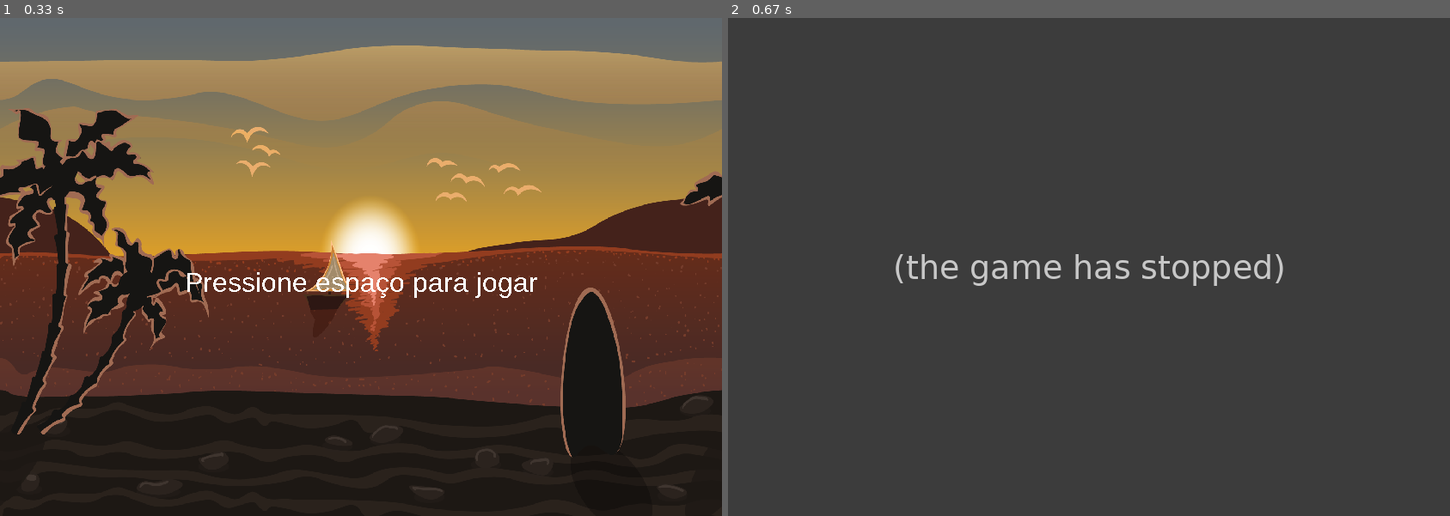
Above: before the commit, frames 1-2 (left to right).
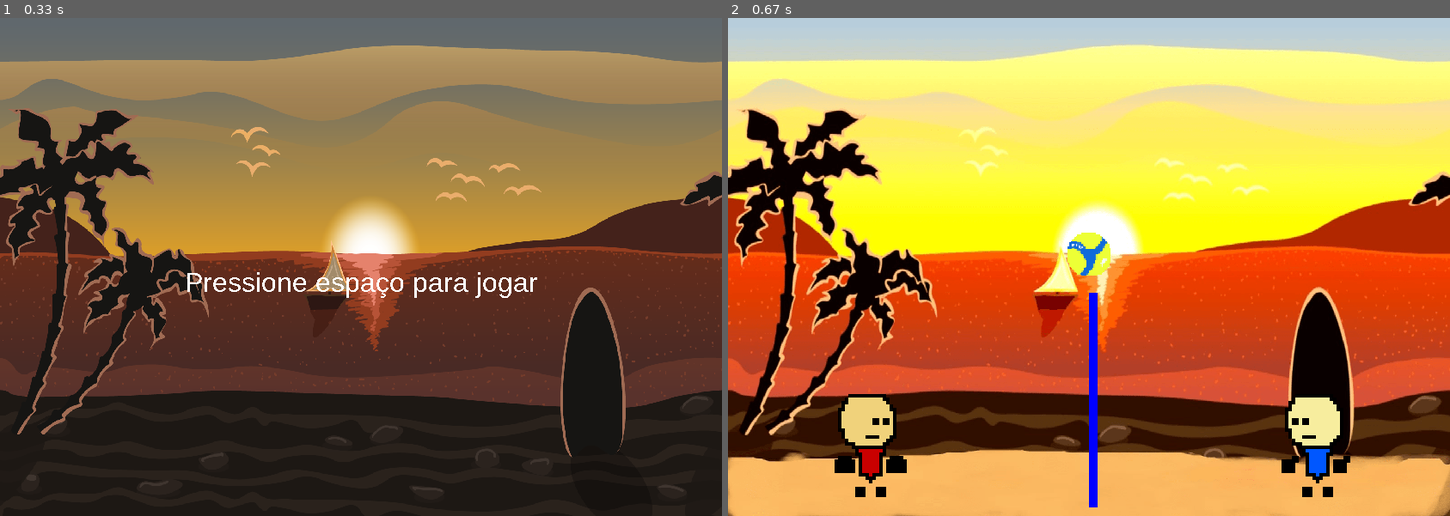
Above: after the commit, the same moments.

Repository: luiskeyd/volei-pygame
Game: pygame game, started from jogo.py
The game is run twice, just before and just after one commit, with the same random seed, the same clock (stepped at 60 frames per second) and the same inputs.
Inputs:
- Up to frame 1 (0.33 s): no input
- Up to frame 2 (0.67 s): tap Space at 0.33 s

Frame 1 is identical in both runs. In frame 2, 100% of the frame differs, in the area x 0-100%, y 0-100%.
Error before the commit: AttributeError: 'Bola' object has no attribute 'sprite' (jogo.py line 189); the game stopped at 0.33 s (later frames are placeholders)

Commit message:
bola add

Diff:
--- a/jogo.py
+++ b/jogo.py
@@ -63,7 +63,6 @@
         self.imagem_de_game_play()# desenha a tela de funda da game play
         self.rede() # desenha a rede
         self.todas_as_sprites.draw(self.tela) #faz oq a função fala
-        self.bola()
         pygame.display.flip() # atualiza a tela a cada frame
 
 
@@ -136,9 +135,9 @@
 #pergunta_final = False
 
 class Jogador(pygame.sprite.Sprite):
-    def __init__(self, jogador_id):
+    def __init__(self, player):
         pygame.sprite.Sprite.__init__(self)
-        if jogador_id == 1:
+        if player == 1:
             self.sprites = []
 
             self.sprites.append(pygame.image.load('imagens/jogador1_andando.1.png'))
@@ -186,11 +185,11 @@
     def __init__(self):
         pygame.sprite.Sprite.__init__(self)
 
-        self.sprite(pygame.image.load('imagens/bola mikasa (1).png'))
-        self.image = self.sprite()
-        self.image = pygame.transform.scale(self.image,(32*2,32*2))
+        self.sprite = (pygame.image.load('imagens/bola mikasa (1).png'))
+        self.image = self.sprite
+        self.image = pygame.transform.scale(self.image,(50,50))
         self.rect= self.image.get_rect()
-        self.rect.topleft = constantes.LARGURA//2, 300
+        self.rect.midtop = (constantes.LARGURA//2, 250)
 
 
 
